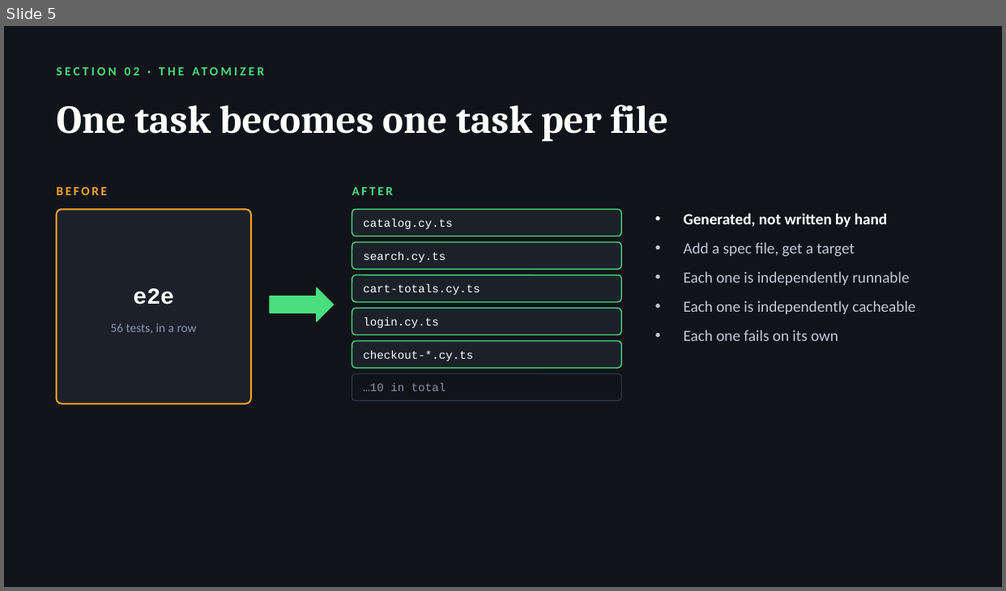
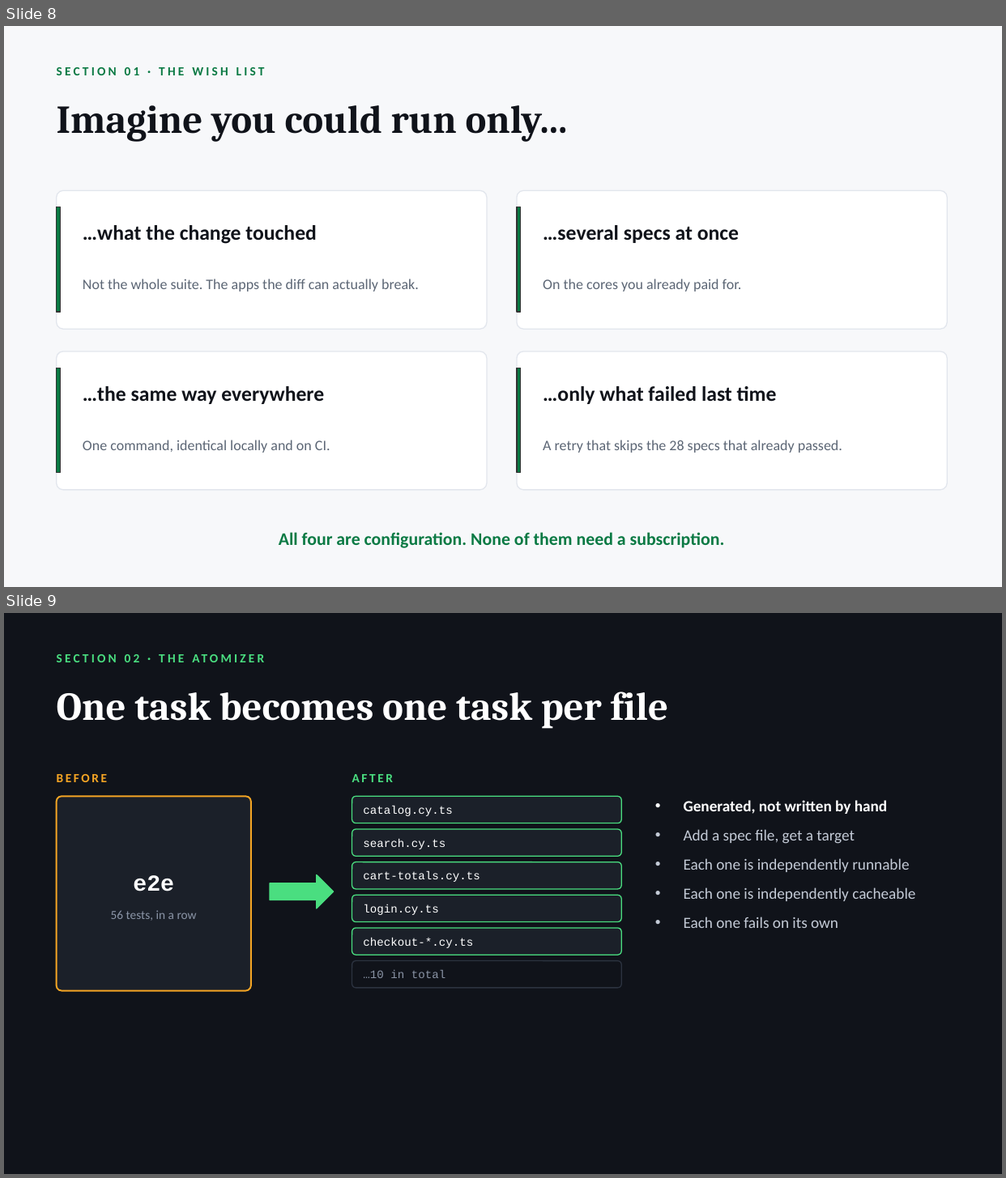
Before and after one commit to radzivil/nx-scaling-e2e-tests-with-atomizer, a slide deck: talk/Scaling-E2E-Tests-with-Nx.pptx. Shown one above the other, each under a label of ours: slide 5 before the commit, slides 8 and 9 after it. The pictures are 1006x591 and 1006x1178 pixels, drawn with LibreOffice and Linux fonts; fonts in the diff are those of the drawing. Boxes give left, top, right and bottom in pixels: in the first picture for what was removed or moved away, otherwise in the second. Text is boxed around its words. In the diff, an @@ line names an element or a change of style, - is before the commit and + after.

```diff
--- a/talk/Scaling-E2E-Tests-with-Nx.pptx
+++ b/talk/Scaling-E2E-Tests-with-Nx.pptx
@@ slide 8 added at [4,26,1002,587], background #F7F8FA @@
@@ text added at [57,67,265,75], 12 pt, text #0B7A44, bold @@
+SECTION 01 · THE WISH LIST
@@ text added at [57,105,569,141], 38 pt, text #10131A, bold @@
+Imagine you could run only…
@@ rounded rectangle added at [57,190,487,329], fill #FFFFFF, outline #E2E6ED 1 pt @@
@@ rounded rectangle added at [517,190,948,329], fill #FFFFFF, outline #E2E6ED 1 pt @@
@@ rectangle added at [57,207,60,312], fill #0B7A44, outline #333333 1 pt @@
@@ rectangle added at [517,207,521,312], fill #0B7A44, outline #333333 1 pt @@
@@ text added at [83,225,317,244], 20 pt, text #10131A, bold @@
+…what the change touched
@@ text added at [543,225,739,243], 20 pt, text #10131A, bold @@
+…several specs at once
@@ text added at [83,279,419,292], 14 pt, text #5C6675 @@
+Not the whole suite. The apps the diff can actually break.
@@ text added at [543,279,742,292], 14 pt, text #5C6675 @@
+On the cores you already paid for.
@@ rounded rectangle added at [57,352,487,490], fill #FFFFFF, outline #E2E6ED 1 pt @@
@@ rounded rectangle added at [517,352,948,490], fill #FFFFFF, outline #E2E6ED 1 pt @@
@@ rectangle added at [57,368,60,473], fill #0B7A44, outline #333333 1 pt @@
@@ text added at [83,386,324,404], 20 pt, text #10131A, bold @@
+…the same way everywhere
@@ rectangle added at [517,368,521,473], fill #0B7A44, outline #333333 1 pt @@
@@ text added at [543,386,777,404], 20 pt, text #10131A, bold @@
+…only what failed last time
@@ text added at [83,440,330,453], 14 pt, text #5C6675 @@
+One command, identical locally and on CI.
@@ text added at [543,440,842,453], 14 pt, text #5C6675 @@
+A retry that skips the 28 specs that already passed.
@@ text added at [279,532,725,548], 17 pt, text #0B7A44, bold @@
+All four are configuration. None of them need a subscription.
@@ what was slide 5 is now slide 9 @@
```
Also in this commit, not shown: 1 slide changed, 12 other slides added, 8 slides removed, 8 other files.
